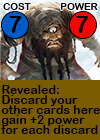
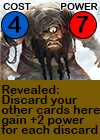
Layers edited between the first and the second 100 x 140 image:
renamed "7" to "4", painted on it over left=7, top=16, right=22, bottom=33
